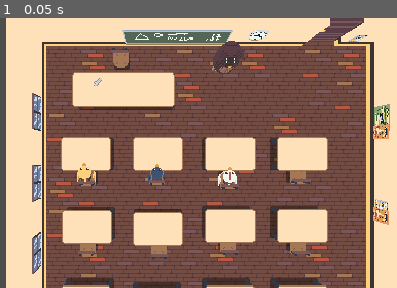
Above: before the commit, frame 1.
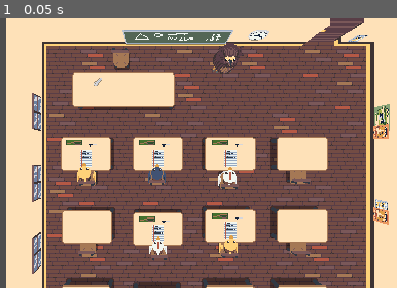
Above: after the commit, the same moment.

Repository: Jul1nk/School-Days-2
Game: Godot game, scene res://scenes/levels/classroom_1_intro.tscn
The game is run twice, just before and just after one commit, with the same random seed, the same clock (stepped at 60 frames per second) and the same inputs. The project has no main scene, so this scene is started directly.
Inputs:
- Up to frame 1 (0.05 s): no input

The runs differ from the first frame. In frame 1, 2.2% of the frame differs, in the area x 16-62%, y 8-90%.

Commit message:
Intro suite

Diff:
--- a/scenes/levels/classroom_1_intro.tscn
+++ b/scenes/levels/classroom_1_intro.tscn
@@ -1,9 +1,10 @@
-[gd_scene load_steps=25 format=3 uid="uid://bu8ejd2tfbf7x"]
+[gd_scene load_steps=26 format=3 uid="uid://bu8ejd2tfbf7x"]
 
 [ext_resource type="PackedScene" uid="uid://c8u0xn04yibus" path="res://scenes/door.tscn" id="1_jhn5w"]
 [ext_resource type="Texture2D" uid="uid://dn3uogldltv74" path="res://assets/vfx/furniture/strange_door.png" id="2_pw2l2"]
 [ext_resource type="PackedScene" uid="uid://jxp872moy3fp" path="res://scenes/object_instance.tscn" id="3_ti7rq"]
 [ext_resource type="Texture2D" uid="uid://ck8cwv1joibkn" path="res://assets/vfx/furniture/table.png" id="4_su0ch"]
+[ext_resource type="Texture2D" uid="uid://cn857eoyyjhci" path="res://assets/vfx/furniture/table_student.png" id="4_xnxhj"]
 [ext_resource type="Texture2D" uid="uid://bjrlp8cemf880" path="res://assets/vfx/furniture/chair.png" id="5_75xuu"]
 [ext_resource type="Texture2D" uid="uid://b8f4i4snlhpq1" path="res://assets/vfx/furniture/desk.png" id="7_1bokn"]
 [ext_resource type="PackedScene" uid="uid://c6vipl3r2ocnm" path="res://scenes/item.tscn" id="8_3b38h"]
@@ -47,10 +48,9 @@
 
 [node name="table" parent="CanvasLayer_Entities/Classroom 1/Tables" instance=ExtResource("3_ti7rq")]
 position = Vector2(-172, -68)
-nb_frames = 5
-layer_distance = 1.5
-solid = true
-sprite_texture = ExtResource("4_su0ch")
+layer_distance = 1.5
+solid = true
+sprite_texture = ExtResource("4_xnxhj")
 canvas_modulate = false
 
 [node name="chair" parent="CanvasLayer_Entities/Classroom 1/Tables" instance=ExtResource("3_ti7rq")]
@@ -63,10 +63,9 @@
 
 [node name="table2" parent="CanvasLayer_Entities/Classroom 1/Tables" instance=ExtResource("3_ti7rq")]
 position = Vector2(-104, -68)
-nb_frames = 5
-layer_distance = 1.5
-solid = true
-sprite_texture = ExtResource("4_su0ch")
+layer_distance = 1.5
+solid = true
+sprite_texture = ExtResource("4_xnxhj")
 canvas_modulate = false
 
 [node name="chair2" parent="CanvasLayer_Entities/Classroom 1/Tables" instance=ExtResource("3_ti7rq")]
@@ -79,10 +78,9 @@
 
 [node name="table3" parent="CanvasLayer_Entities/Classroom 1/Tables" instance=ExtResource("3_ti7rq")]
 position = Vector2(-36, -68)
-nb_frames = 5
-layer_distance = 1.5
-solid = true
-sprite_texture = ExtResource("4_su0ch")
+layer_distance = 1.5
+solid = true
+sprite_texture = ExtResource("4_xnxhj")
 canvas_modulate = false
 
 [node name="chair3" parent="CanvasLayer_Entities/Classroom 1/Tables" instance=ExtResource("3_ti7rq")]
@@ -127,14 +125,13 @@
 
 [node name="table6" parent="CanvasLayer_Entities/Classroom 1/Tables" instance=ExtResource("3_ti7rq")]
 position = Vector2(-104, 3)
-nb_frames = 5
-layer_distance = 1.5
-solid = true
-sprite_texture = ExtResource("4_su0ch")
+layer_distance = 1.5
+solid = true
+sprite_texture = ExtResource("4_xnxhj")
 canvas_modulate = false
 
 [node name="chair6" parent="CanvasLayer_Entities/Classroom 1/Tables" instance=ExtResource("3_ti7rq")]
-position = Vector2(-88, 31)
+position = Vector2(-88, 32)
 nb_frames = 7
 layer_distance = 1.0
 solid = true
@@ -143,14 +140,13 @@
 
 [node name="table7" parent="CanvasLayer_Entities/Classroom 1/Tables" instance=ExtResource("3_ti7rq")]
 position = Vector2(-36, 0)
-nb_frames = 5
-layer_distance = 1.5
-solid = true
-sprite_texture = ExtResource("4_su0ch")
+layer_distance = 1.5
+solid = true
+sprite_texture = ExtResource("4_xnxhj")
 canvas_modulate = false
 
 [node name="chair7" parent="CanvasLayer_Entities/Classroom 1/Tables" instance=ExtResource("3_ti7rq")]
-position = Vector2(-21, 27)
+position = Vector2(-21, 30)
 nb_frames = 7
 layer_distance = 1.0
 solid = true
@@ -548,8 +544,24 @@
 sprite_texture = ExtResource("18_70eg0")
 canvas_modulate = false
 
+[node name="student4" parent="CanvasLayer_Entities" instance=ExtResource("3_ti7rq")]
+position = Vector2(4, 18)
+rotation = 1.5708
+nb_frames = 8
+layer_distance = 1.0
+sprite_texture = ExtResource("18_70eg0")
+canvas_modulate = false
+
 [node name="student2" parent="CanvasLayer_Entities" instance=ExtResource("3_ti7rq")]
 position = Vector2(3, -46)
+rotation = 1.5708
+nb_frames = 8
+layer_distance = 1.0
+sprite_texture = ExtResource("18_vi2af")
+canvas_modulate = false
+
+[node name="student3" parent="CanvasLayer_Entities" instance=ExtResource("3_ti7rq")]
+position = Vector2(-64, 19)
 rotation = 1.5708
 nb_frames = 8
 layer_distance = 1.0
Binary file changed: assets/vfx/characters/mr hibou.png
Binary file added: assets/vfx/furniture/student_stuff.png
Not shown, added: assets/vfx/furniture/student_stuff.png.import
Binary file added: assets/vfx/furniture/table_student.png
Not shown, added: assets/vfx/furniture/table_student.png.import
